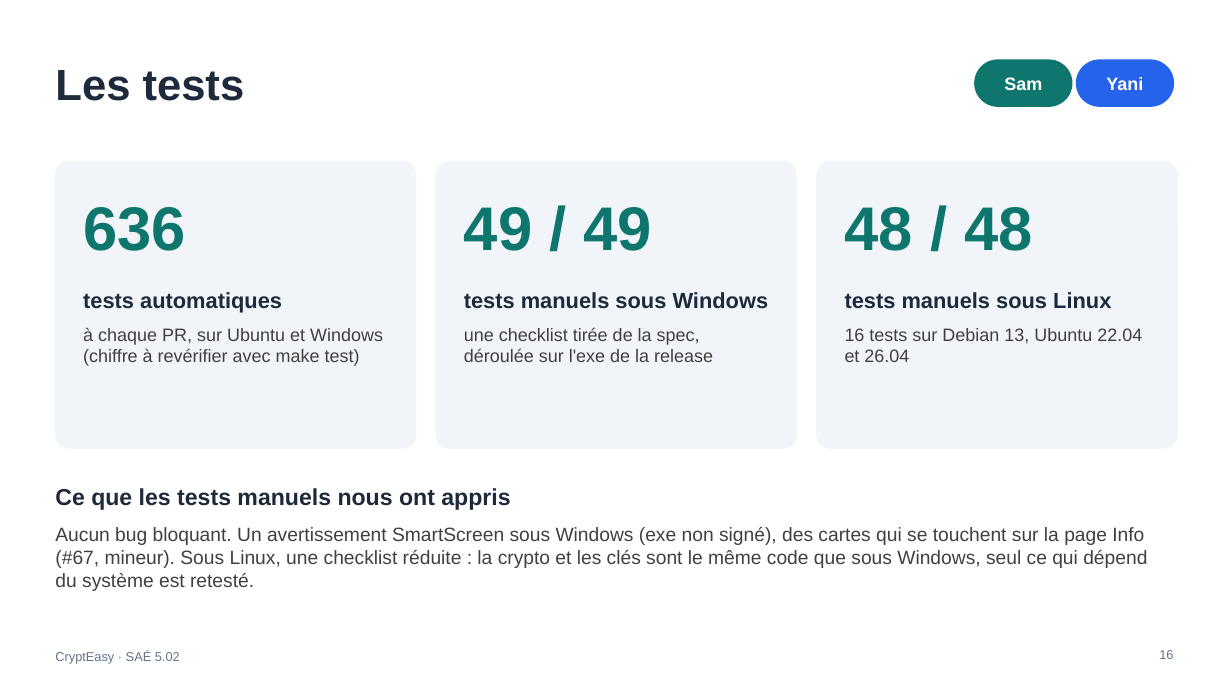
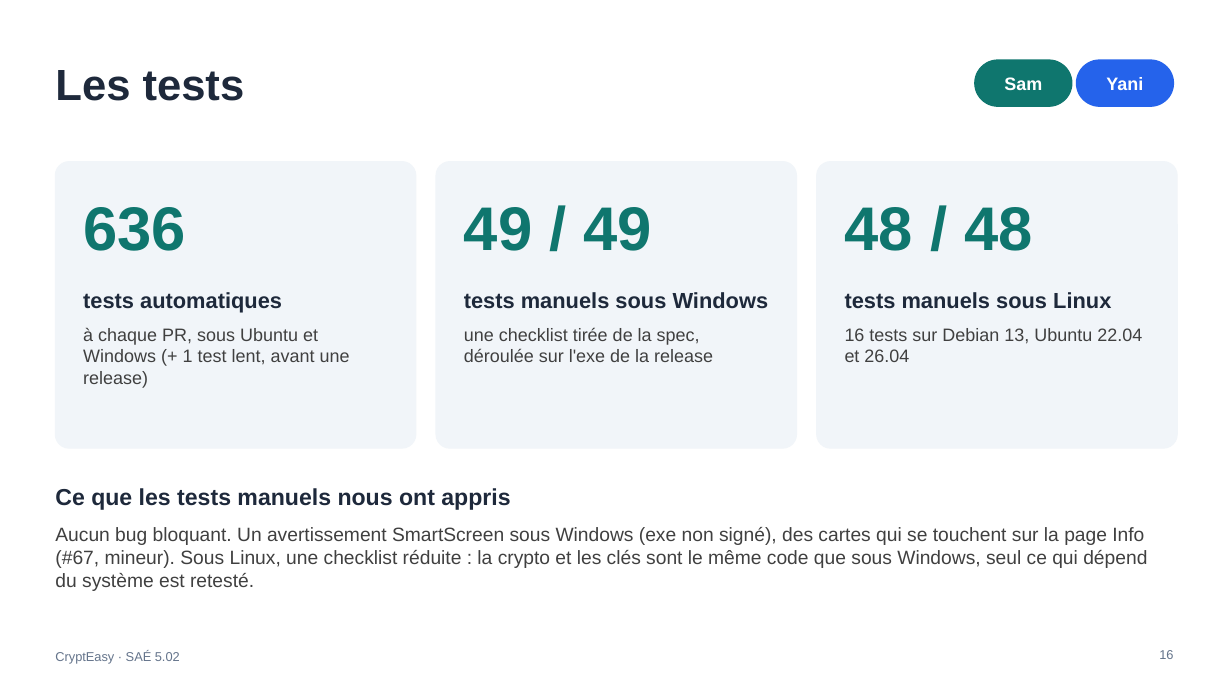
Before and after one commit to DiogoF-Hub/CryptEasy, a slide deck: slide 16 of docs/slides/CryptEasy_Soutenance_modele.pptx. Drawn at 1232x693 pixels with LibreOffice and Linux fonts; fonts in the diff are those of the drawing. Boxes give left, top, right and bottom in pixels: in the first picture for what was removed or moved away, otherwise in the second. Text is boxed around its words. In the diff, an @@ line names an element or a change of style, - is before the commit and + after.

```diff
--- a/docs/slides/CryptEasy_Soutenance_modele.pptx
+++ b/docs/slides/CryptEasy_Soutenance_modele.pptx
@@ text at bbox=[83, 327, 350, 388]: text changed @@
-à chaque PR, sur Ubuntu et Windows (chiffre à revérifier avec make test)
+à chaque PR, sous Ubuntu et Windows (+ 1 test lent, avant une release)
```
Also in this commit, not shown: 3 other slides changed.
